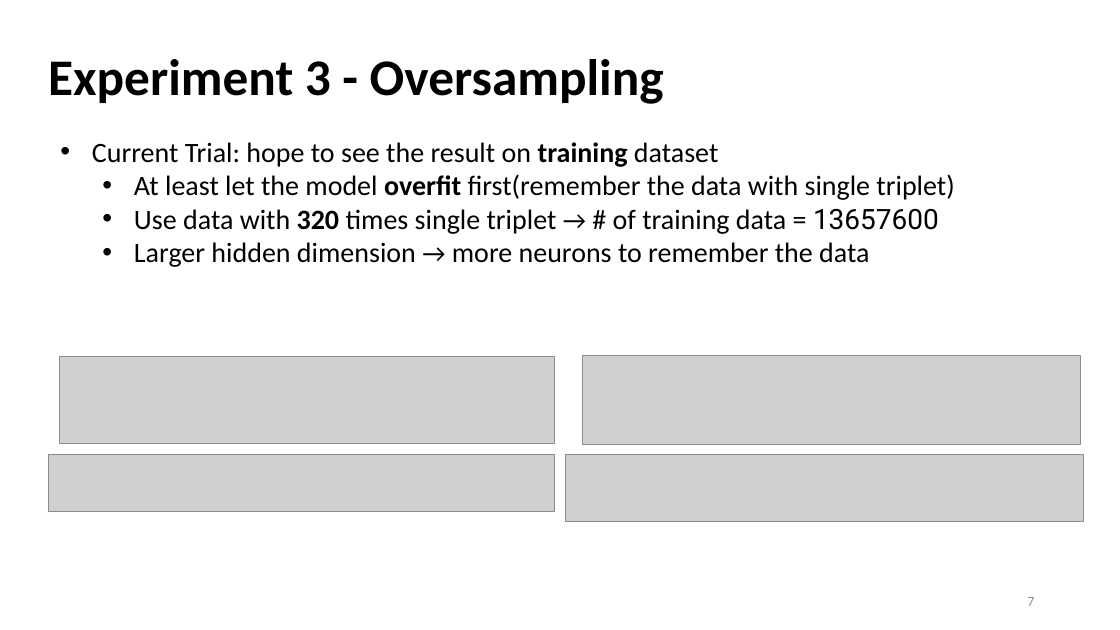
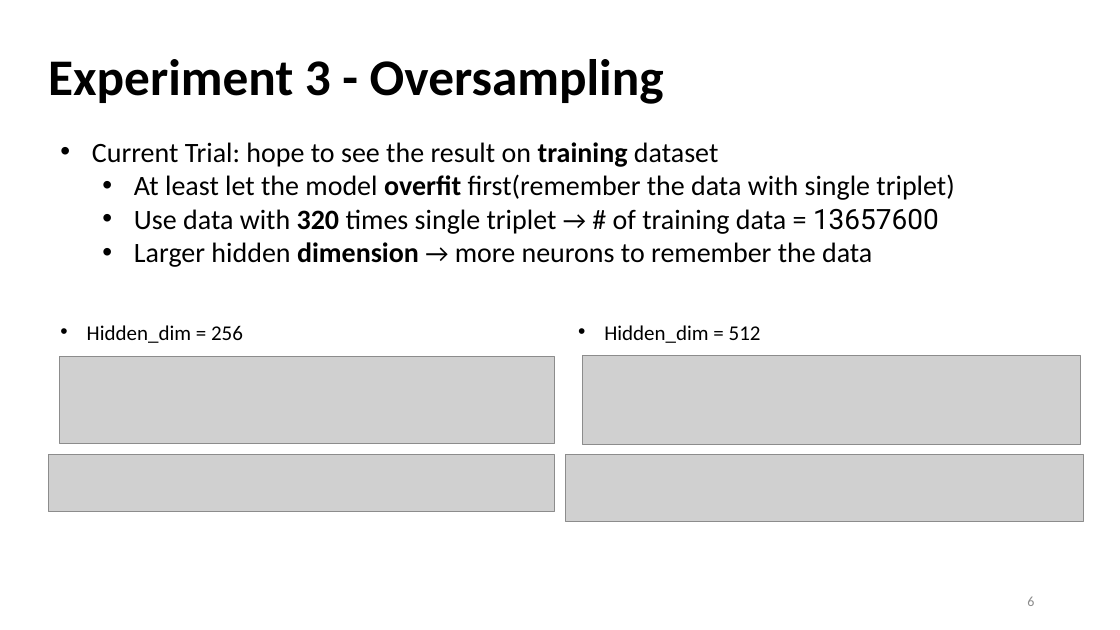
Before and after one commit to Bai1026/Intern-IIS, a slide deck: slide 6 of Meeting/Presentation_1027.pptx (slide 7 before the commit). Drawn at 1120x630 pixels with LibreOffice and Linux fonts; fonts in the diff are those of the drawing; grey boxes stand for pictures. Boxes give left, top, right and bottom in pixels: in the first picture for what was removed or moved away, otherwise in the second. Text is boxed around its words. In the diff, an @@ line names an element or a change of style, - is before the commit and + after.

```diff
--- a/Meeting/Presentation_1027.pptx
+++ b/Meeting/Presentation_1027.pptx
@@ text at (134, 242, 872, 267): bold on in "dimension" @@
@@ text added at (87, 325, 243, 343), 18 pt, text #000000 @@
+• Hidden_dim = 256
@@ text added at (604, 325, 761, 343), 18 pt, text #000000 @@
+• Hidden_dim = 512
@@ page number at (1027, 597, 1034, 606): text changed @@
-7
+6
```
Also in this commit, not shown: 4 other slides changed, 2 slides added, 1 slide removed, 3 other files.
